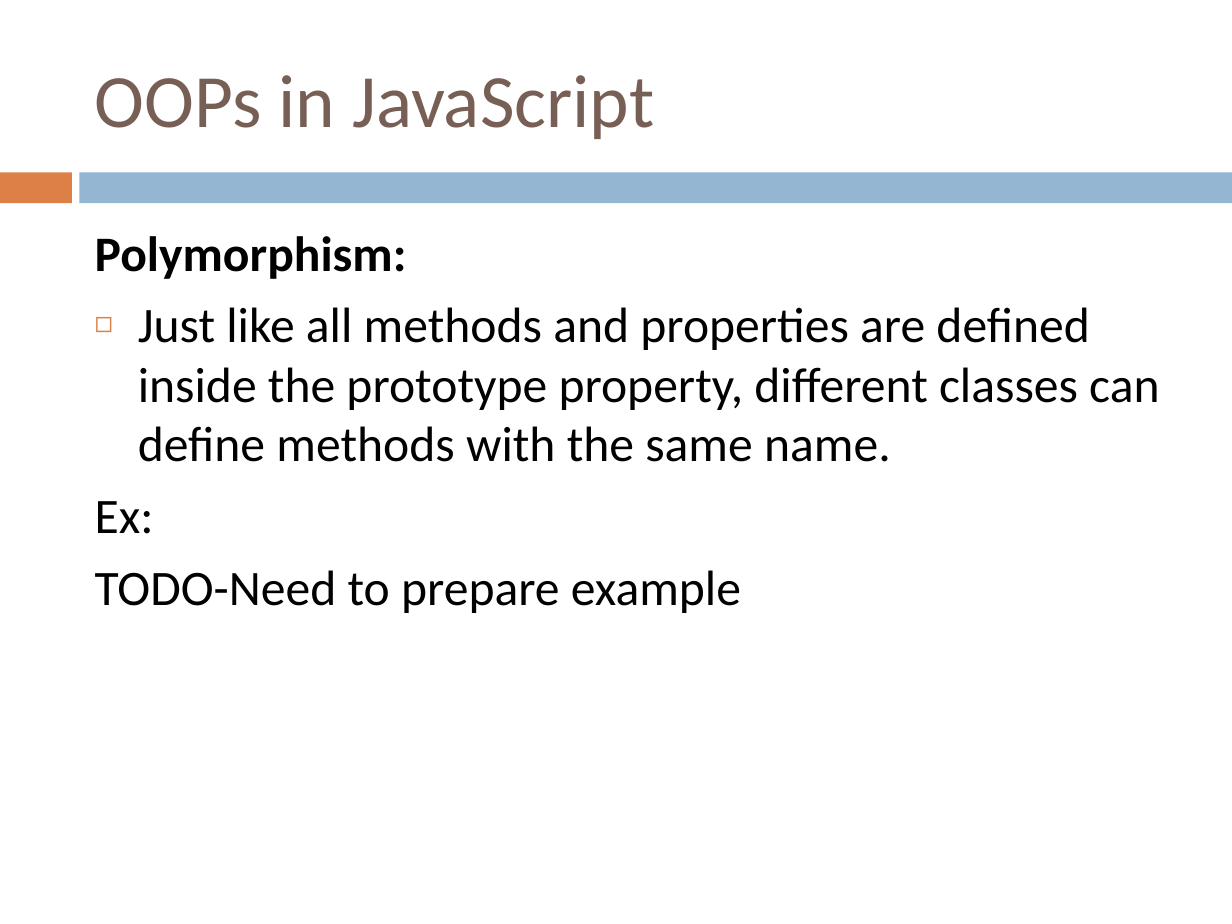
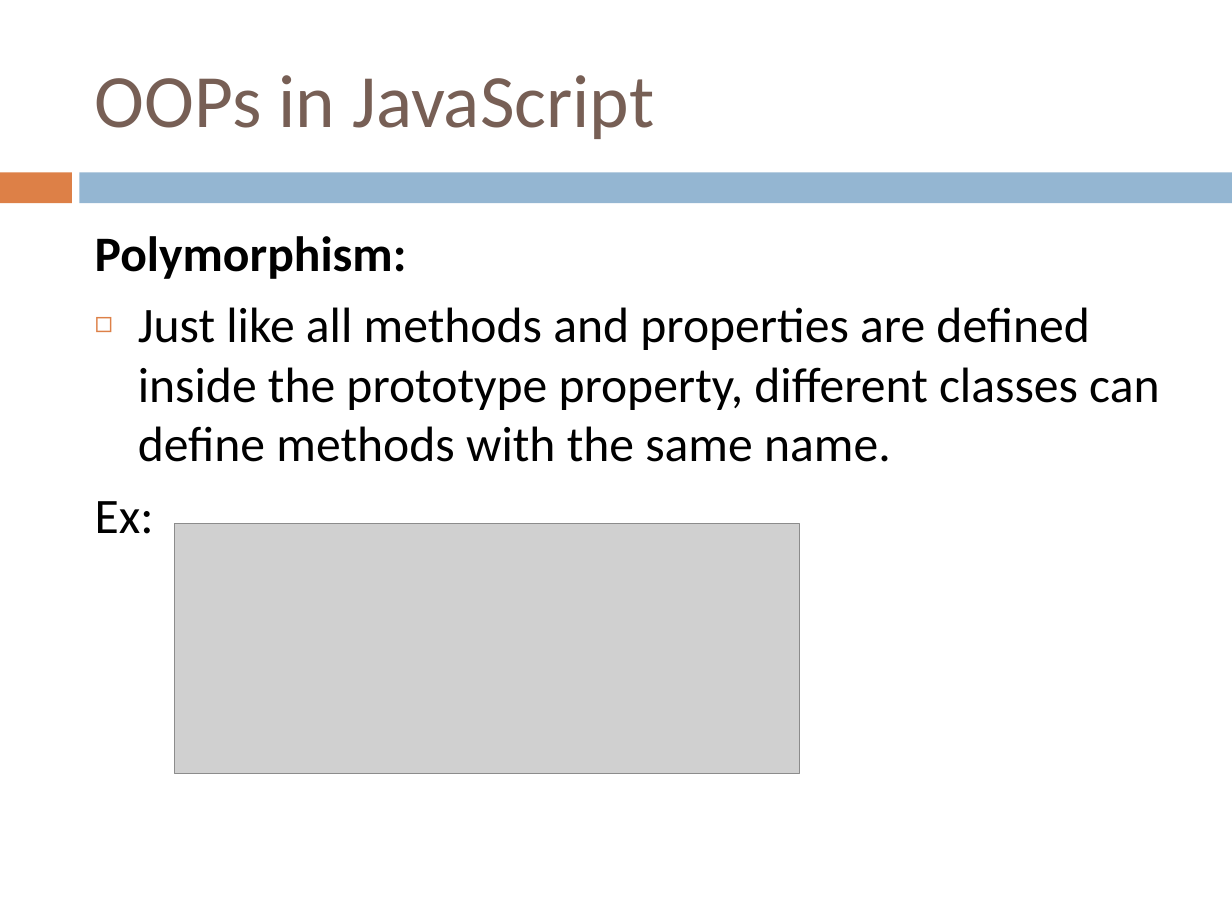
Before and after one commit to yedukondalurd/PPT, a slide deck: slide 29 of Advanced Javascript Day-1.pptx. Drawn at 1232x924 pixels with LibreOffice and Linux fonts; fonts in the diff are those of the drawing; grey boxes stand for pictures. Boxes give left, top, right and bottom in pixels: in the first picture for what was removed or moved away, otherwise in the second. Text is boxed around its words. In the diff, an @@ line names an element or a change of style, - is before the commit and + after.

```diff
--- a/Advanced Javascript Day-1.pptx
+++ b/Advanced Javascript Day-1.pptx
@@ picture added at (x1=175, y1=524, x2=800, y2=774) @@
@@ text at (x1=95, y1=570, x2=741, y2=613): paragraph removed @@
-TODO-Need to prepare example
```
Also in this commit, not shown: 5 other slides changed, 9 other files.
